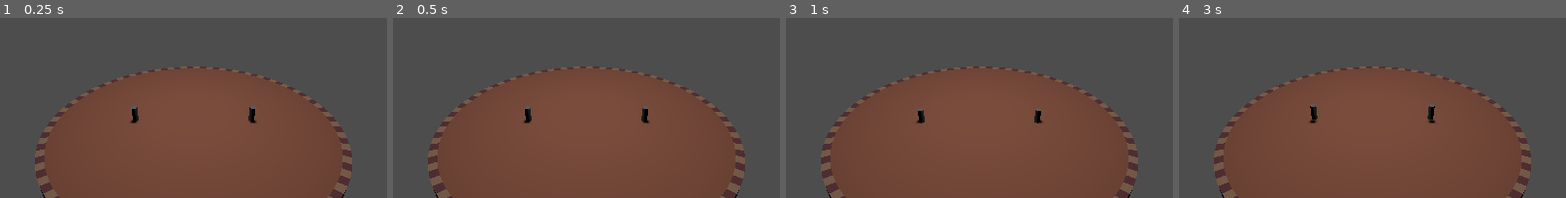
Above: before the commit, frames 1-4 (left to right).
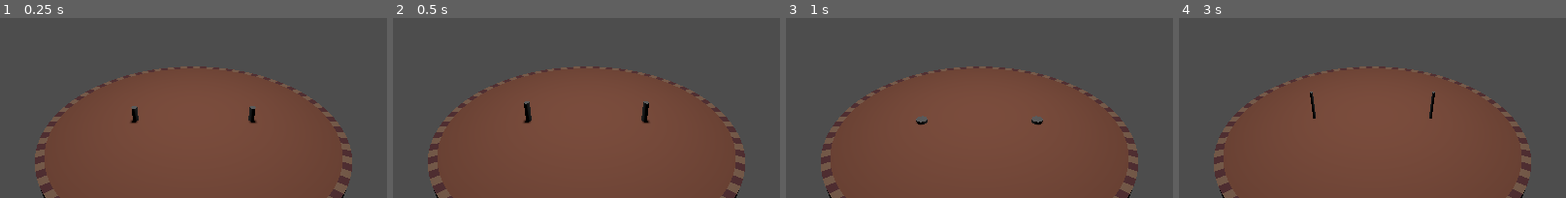
Above: after the commit, the same moments.

Repository: proximadams/Lucky-Erik-Alex-Jam-2025
Game: Godot game, scene res://World.tscn
Two runs of this game, one before a commit and one after it. Both use one fixed random seed, a clock stepped at 60 frames per second and the inputs below.
Inputs:
- Up to frame 1 (0.25 s): no input
- Up to frame 2 (0.5 s): no input
- Up to frame 3 (1 s): tap Enter at 0.5 s
- Up to frame 4 (3 s): no input
The pictures show only the part of the screen within x 25-75%, y 13-63%; the shares and areas given below are measured in that part.

Frame 1 is identical in both runs. In frame 2, 0.1% of the frame differs, in the area x 33-67%, y 46-51%; in frame 3, 0.3%, in the area x 33-67%, y 50-60%; in frame 4, 0.3%.

Commit message:
squish jump animation player

Diff:
--- a/Player/player.gd
+++ b/Player/player.gd
@@ -28,6 +28,7 @@
 		velocity += get_gravity() * delta * GRAVITY_SPEED
 
 	if is_on_floor():
+		$AnimationPlayer.play('SquishJump')
 		isDiving = false
 		currGroundTime += delta
 		velocity = Vector3(0,0,0)
--- a/Player/player.tscn
+++ b/Player/player.tscn
@@ -7,9 +7,39 @@
 
 [sub_resource type="Animation" id="Animation_ymuik"]
 resource_name = "SquishJump"
+length = 0.4
+step = 0.025
+tracks/0/type = "value"
+tracks/0/imported = false
+tracks/0/enabled = true
+tracks/0/path = NodePath("Visuals:scale")
+tracks/0/interp = 1
+tracks/0/loop_wrap = true
+tracks/0/keys = {
+"times": PackedFloat32Array(0, 0.025, 0.15, 0.25, 0.4),
+"transitions": PackedFloat32Array(1, 1, 1, 1, 1),
+"update": 0,
+"values": [Vector3(1, 1, 1), Vector3(2, 0.25, 2), Vector3(2, 0.25, 2), Vector3(0.5, 2, 0.5), Vector3(1, 1, 1)]
+}
+
+[sub_resource type="Animation" id="Animation_ykjkq"]
+length = 0.001
+tracks/0/type = "value"
+tracks/0/imported = false
+tracks/0/enabled = true
+tracks/0/path = NodePath("Visuals:scale")
+tracks/0/interp = 1
+tracks/0/loop_wrap = true
+tracks/0/keys = {
+"times": PackedFloat32Array(0),
+"transitions": PackedFloat32Array(1),
+"update": 0,
+"values": [Vector3(1, 1, 1)]
+}
 
 [sub_resource type="AnimationLibrary" id="AnimationLibrary_h03nl"]
 _data = {
+"RESET": SubResource("Animation_ykjkq"),
 "SquishJump": SubResource("Animation_ymuik")
 }
 
@@ -20,7 +50,9 @@
 transform = Transform3D(1, 0, 0, 0, 1, 0, 0, 0, 1, 0, 0.25, 0)
 shape = SubResource("SphereShape3D_bvhw4")
 
-[node name="CSGCylinder3D" type="CSGCylinder3D" parent="."]
+[node name="Visuals" type="Node3D" parent="."]
+
+[node name="CSGCylinder3D" type="CSGCylinder3D" parent="Visuals"]
 transform = Transform3D(1, 0, 0, 0, 1, 0, 0, 0, 1, 0, 0.5, 0)
 radius = 0.2
 height = 1.0
Not shown: 1 places in Player/player.tscn that only renumber resources
